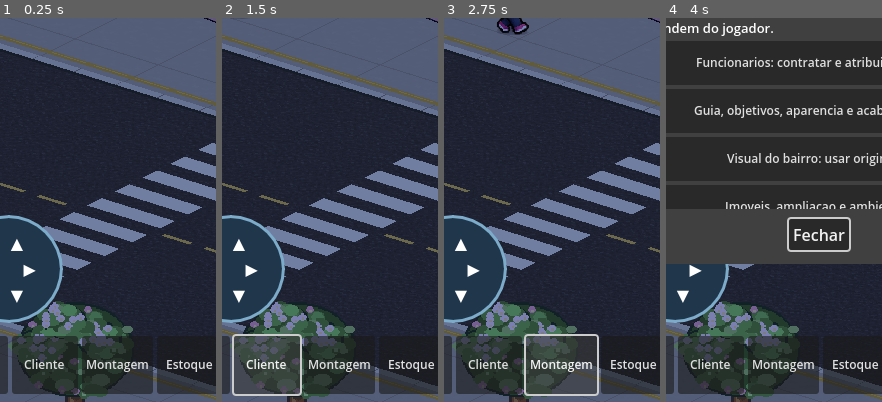
Above: before the commit, frames 1-4 (left to right).
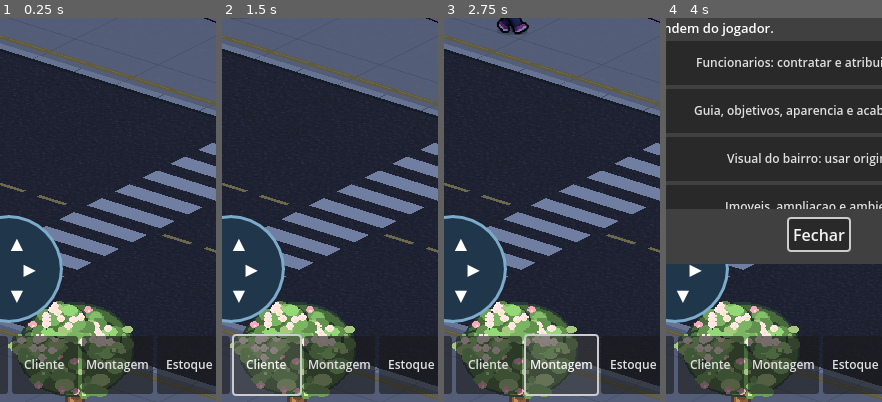
Above: after the commit, the same moments.

Repository: RiltonMaciel/Pixel-PC-Tycoon
Game: Godot game, scene res://scenes/RuaComercial.tscn
Same seed, same stepped clock (60 frames per second), same inputs: the game is played once before the commit and once after it.
Inputs:
- Up to frame 1 (0.25 s): no input
- Up to frame 2 (1.5 s): click "Loja" at 0.5 s; click "Cliente" at 1.25 s
- Up to frame 3 (2.75 s): click "Montagem" at 2 s
- Up to frame 4 (4 s): click "Estoque" at 2.75 s; click "Financas" at 3.5 s
The pictures show only the part of the screen within x 15-65%, y 50-100%; the shares and areas given below are measured in that part.

The runs differ from the first frame. In frame 1, 8.5% of the frame differs, in the area x 3-62%, y 73-100%; in frame 2, 8.1%; in frame 3, 8.1%; in frame 4, 8.5%.

Commit message:
feat(bairro): integrar vento reversivel nas arvores existentes

Diff:
--- a/scripts/VizinhancaComercial.gd
+++ b/scripts/VizinhancaComercial.gd
@@ -2,6 +2,9 @@
 
 const CATALOGO = preload("res://scripts/CatalogoVizinhanca.gd")
 const VISUAL = preload("res://scripts/CatalogoPreviaVisual.gd")
+const VENTO_COPA = preload("res://scripts/Neighborhood/VentoCopa.gd")
+## Reversivel: desativar sem alterar PNGs, posicoes, pivos ou colisao.
+@export var arvores_animadas := true
 const LOJAS := [
     {"id":"mercadinho","nome":"Mercadinho","uv":Vector2(29,10)},
     {"id":"farmacia","nome":"Farmacia","uv":Vector2(38,10)},
@@ -71,6 +74,13 @@
     sprite.set_meta("catalogo_id",id)
     sprite.set_meta("escala_original",escala)
     add_child(sprite)
+    if arvores_animadas and id.begins_with("arvore_"):
+        var vento := VENTO_COPA.new()
+        vento.name = "VentoCopa"
+        vento.amplitude_pixels = 0.8
+        vento.ciclos_por_segundo = 0.22 + float(objetos.size() % 5) * 0.035
+        vento.fase = float(objetos.size()) * 1.618
+        sprite.add_child(vento)
     objetos.append(sprite)
     obstaculos.append(PackedVector2Array([sprite.position+Vector2(-base.x,0),
         sprite.position+Vector2(0,-base.y),sprite.position+Vector2(base.x,0),
